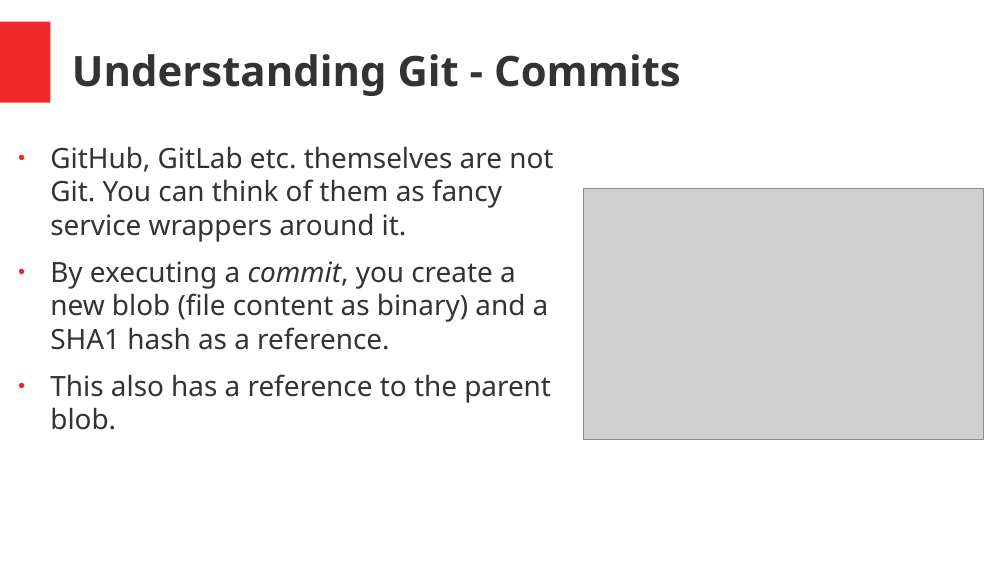
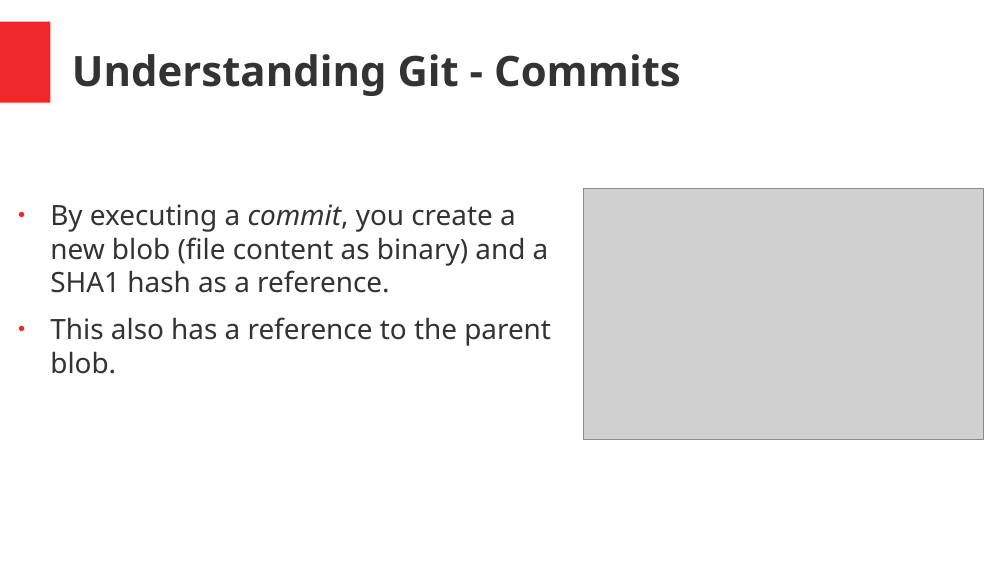
Before and after one commit to jdockerty/git-workshop, a slide deck: slide 5 of presentation/git-fundamentals-networkchuck.odp. Drawn at 1008x567 pixels with LibreOffice and Linux fonts; fonts in the diff are those of the drawing; grey boxes stand for pictures. Boxes give left, top, right and bottom in pixels: in the first picture for what was removed or moved away, otherwise in the second. Text is boxed around its words. In the diff, an @@ line names an element or a change of style, - is before the commit and + after.

```diff
--- a/presentation/git-fundamentals-networkchuck.odp
+++ b/presentation/git-fundamentals-networkchuck.odp
@@ text "By executing a commit, you ...": place and size @@
-text "By executing a commit, you ..." at <box>50,146,553,430</box>
+text "By executing a commit, you ..." at <box>50,204,551,374</box>
@@ text at <box>50,146,553,242</box>: paragraph removed @@
-● GitHub, GitLab etc. themselves are not Git. You can think of them as fancy service wrappers around it.
```
Also in this commit, not shown: 1 other slide changed.
